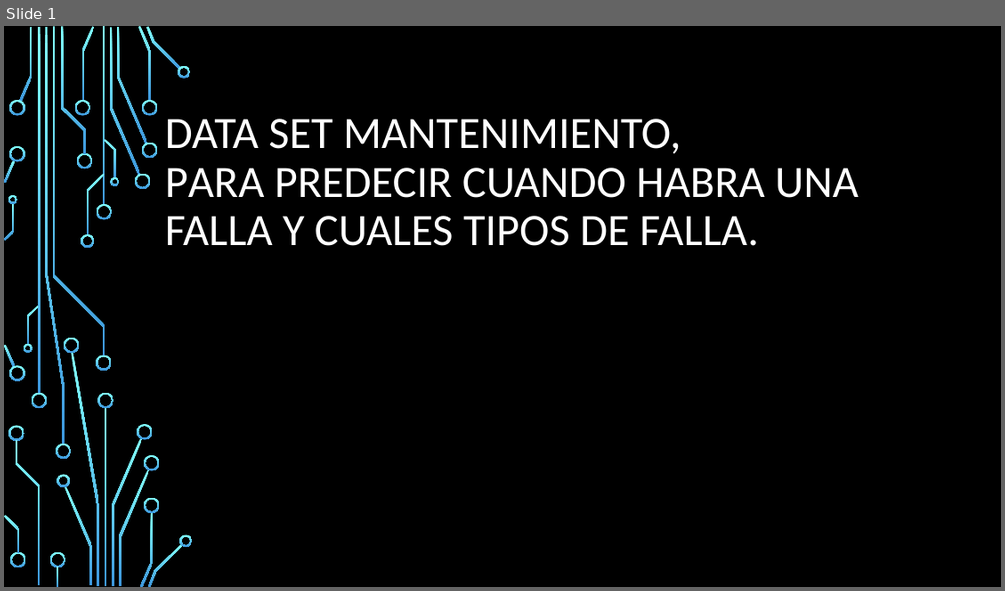
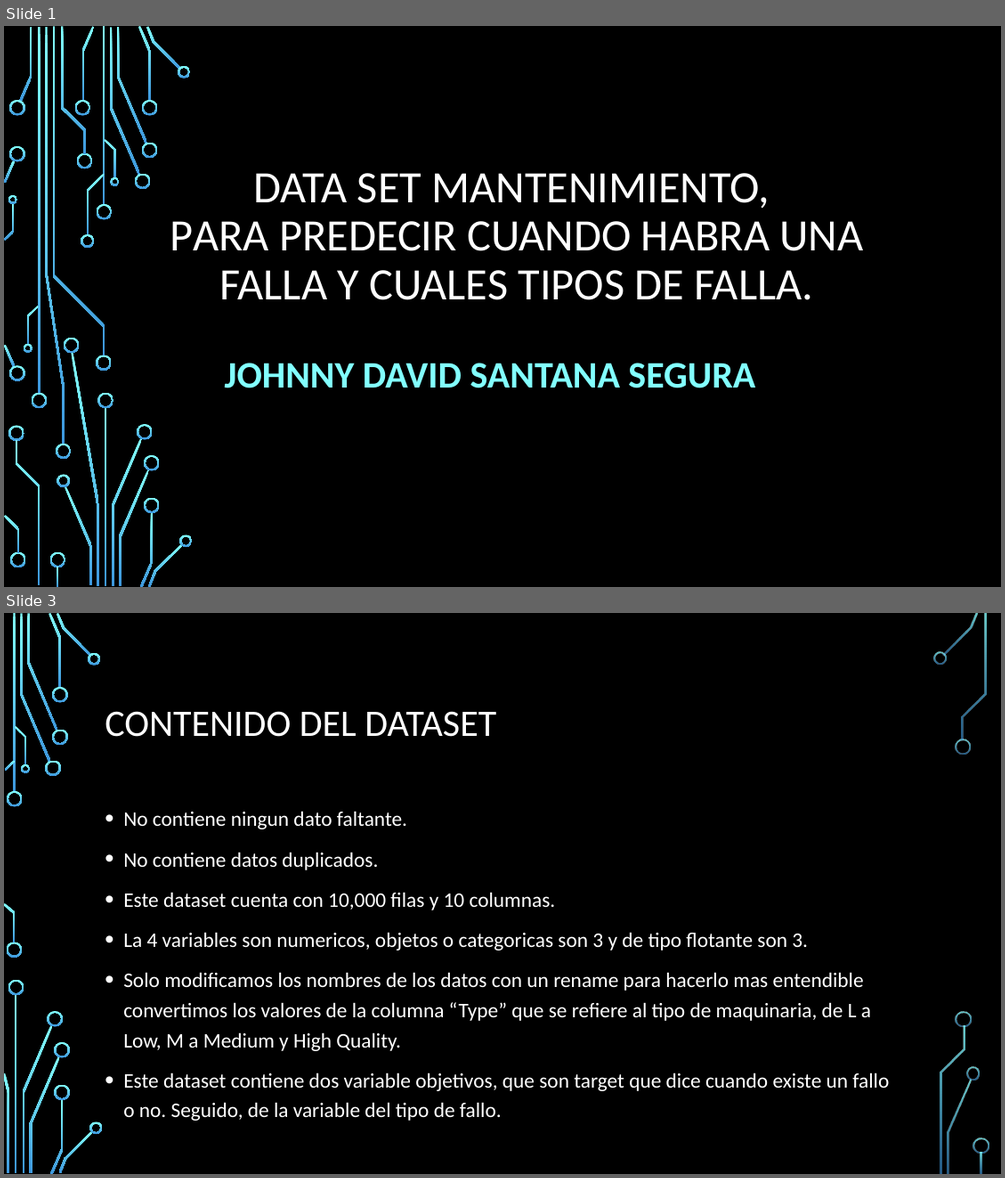
Before and after one commit to jhonnydss/Project_Maintenance, a slide deck: Proyecto_2.pptx. Shown one above the other, each under a label of ours: slide 1 before the commit, slides 1 and 3 after it; the slides between them are not shown. The pictures are 1005x591 and 1005x1178 pixels, drawn with LibreOffice and Linux fonts; fonts in the diff are those of the drawing; background and template pictures are left out. Boxes give left, top, right and bottom in pixels: in the first picture for what was removed or moved away, otherwise in the second. Text is boxed around its words. In the diff, an @@ line names an element or a change of style, - is before the commit and + after.

```diff
--- a/Proyecto_2.pptx
+++ b/Proyecto_2.pptx
@@ slide 3 added at bbox=[4, 613, 1001, 1174], background picture (left out) @@
@@ title added at bbox=[105, 711, 496, 737], 36 pt, text #FFFFFF @@
+CONTENIDO DEL DATASET
@@ text added at bbox=[123, 811, 889, 1120], 20 pt, text #FFFFFF @@
+• No contiene ningun dato faltante.
+• No contiene datos duplicados.
+• Este dataset cuenta con 10,000 filas y 10 columnas.
+• La 4 variables son numericos, objetos o categoricas son 3 y de tipo flotante son 3.
+• Solo modificamos los nombres de los datos con un rename para hacerlo mas entendible convertimos los valores de la columna “Type” que se refiere al tipo de maquinaria, de L a Low, M a Medium y High Quality.
+• Este dataset contiene dos variable objetivos, que son target que dice cuando existe un fallo o no. Seguido, de la variable del tipo de fallo.
@@ group added at bbox=[4, 613, 989, 1174]: 33 freeform shapes, 3 rectangles @@
@@ slide 1 changed as well @@
@@ title "DATA SET MANTENIMIENTO, PARA PREDECIR ..." at bbox=[170, 173, 864, 300]: alignment left to centre @@
@@ subtitle added at bbox=[225, 362, 755, 388], 36 pt, text #82FFFF, bold @@
+JOHNNY DAVID SANTANA SEGURA
```
Also in this commit, not shown: 1 other slide changed, 14 other slides added, 5 slides removed.
